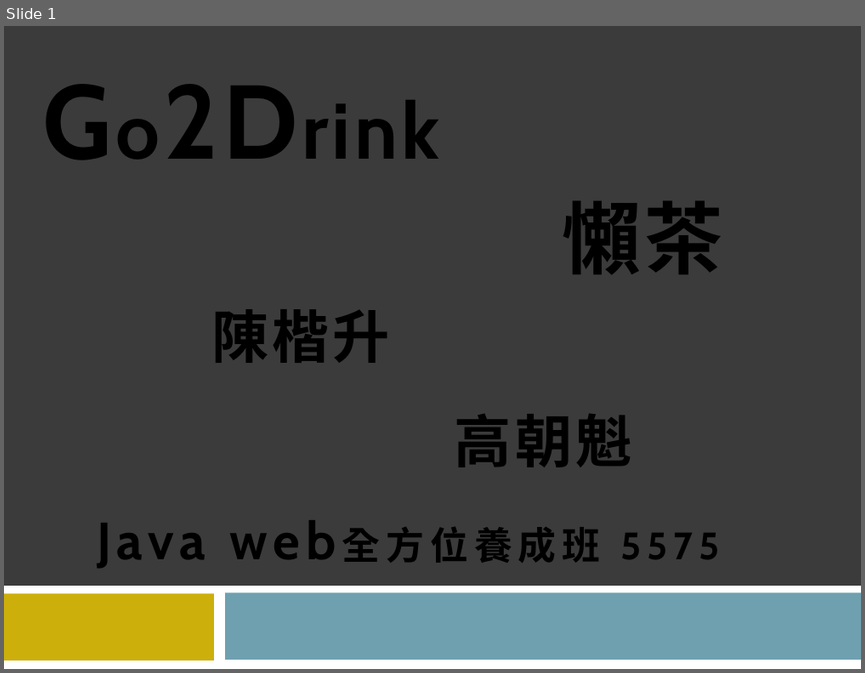
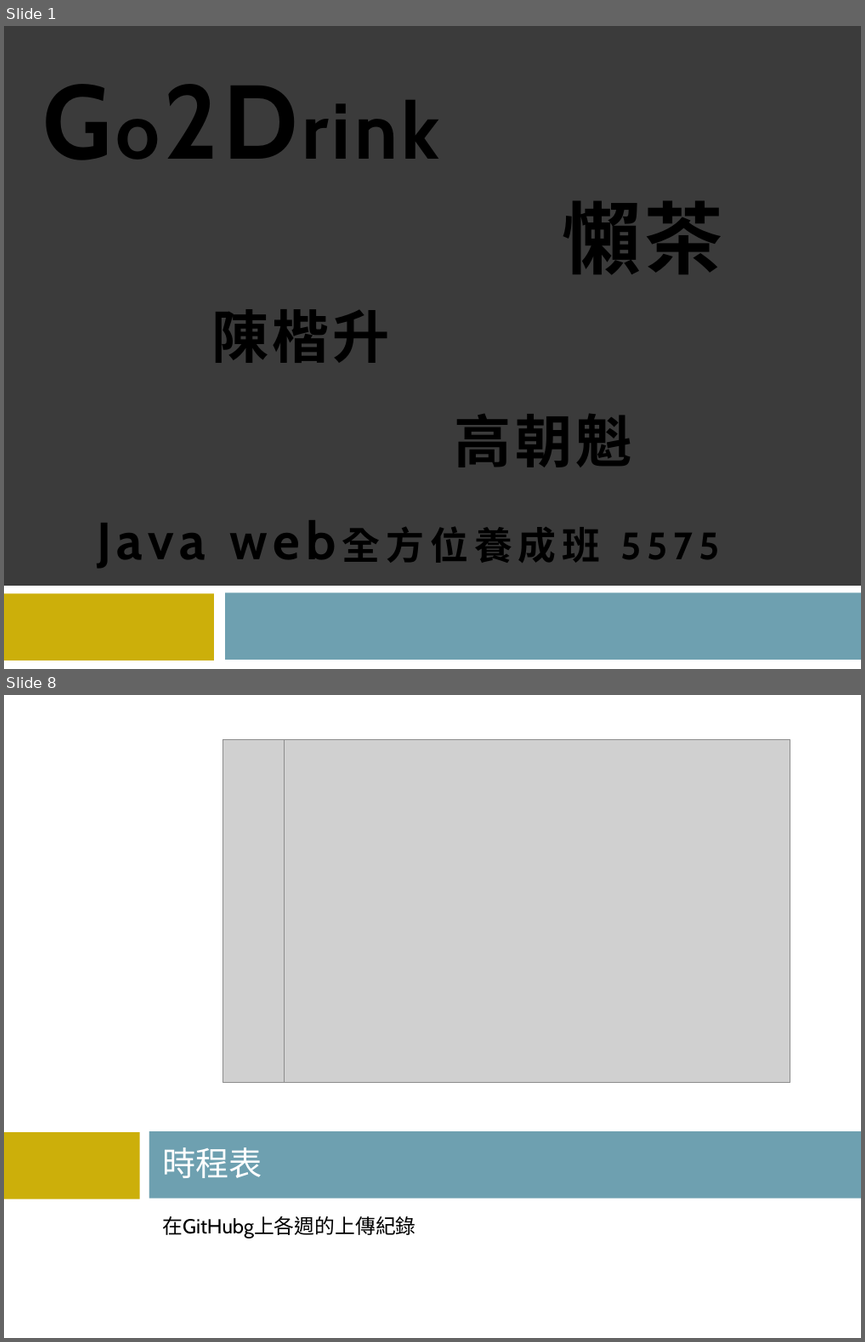
Before and after one commit to s930415/Go2Drink, a slide deck: 報告用簡報.pptx. Shown one above the other, each under a label of ours: slide 1 before the commit, slides 1 and 8 after it; the slides between them are not shown. The pictures are 865x673 and 865x1342 pixels, drawn with LibreOffice and Linux fonts; fonts in the diff are those of the drawing; grey boxes stand for pictures; background and template pictures are left out. Boxes give left, top, right and bottom in pixels: in the first picture for what was removed or moved away, otherwise in the second. Text is boxed around its words. In the diff, an @@ line names an element or a change of style, - is before the commit and + after.

```diff
--- a/報告用簡報.pptx
+++ b/報告用簡報.pptx
@@ slide 8 added at <box>4,695,861,1338</box>, background picture (left out) @@
@@ rectangle added at <box>139,695,148,1338</box>, fill #FFFFFF @@
@@ picture added at <box>223,739,284,1082</box> @@
@@ picture added at <box>284,739,790,1082</box> @@
@@ rectangle added at <box>4,1132,140,1199</box>, fill #CCAF0A @@
@@ rectangle added at <box>148,1131,861,1198</box>, fill #6EA0B0 @@
@@ title added at <box>162,1147,262,1178</box>, 28 pt, text #FFFFFF @@
+時程表
@@ text added at <box>162,1216,415,1238</box>, 17 pt, text #000000 @@
+在GitHubg上各週的上傳紀錄
```
Also in this commit, not shown: 3 slides changed, 5 other slides added, 4 other files.
